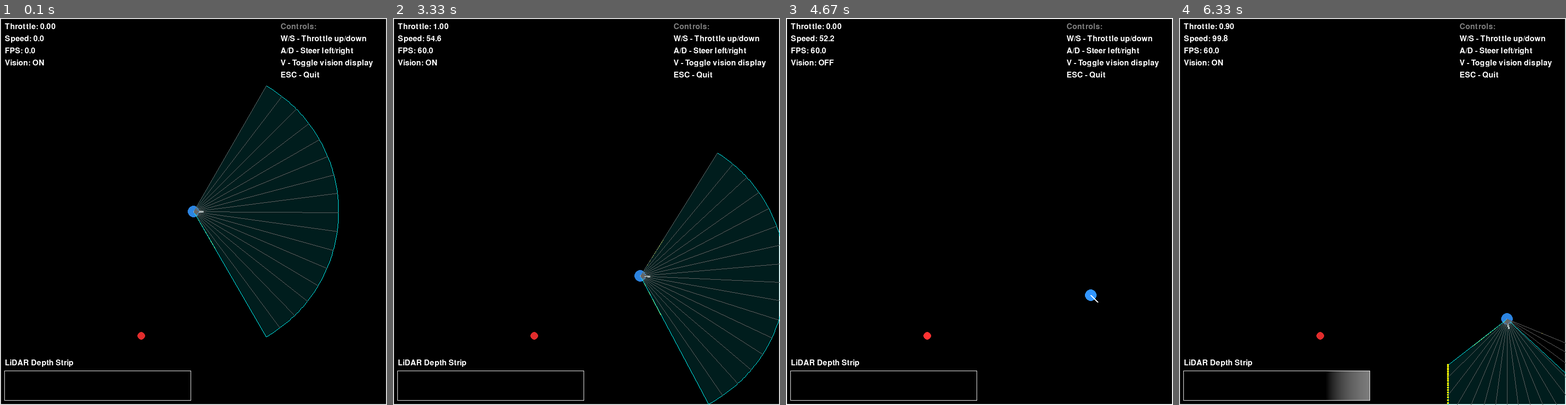
Above: before the commit, frames 1-4 (left to right).
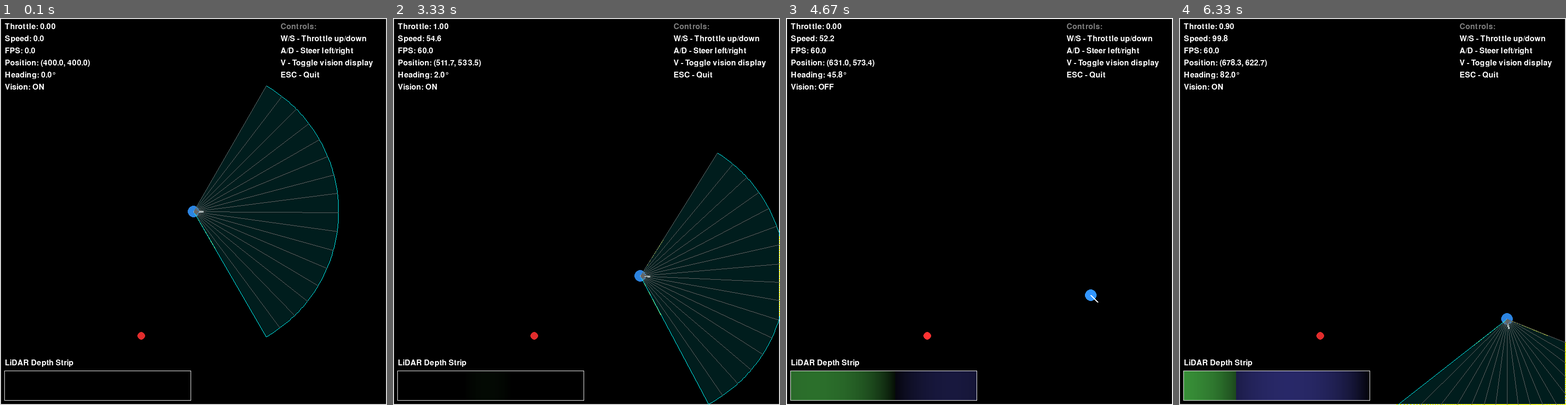
Above: after the commit, the same moments.

Repository: jdAlcorn/food_finder_sim
Game: pygame game, started from simulation.py
Two runs of this game, one before a commit and one after it. Both use one fixed random seed, a clock stepped at 60 frames per second and the inputs below.
Inputs:
- Up to frame 1 (0.1 s): no input
- Up to frame 2 (3.33 s): hold D 0.33-0.8 s; hold W 0.83-1.13 s; hold D 1.17-1.63 s; hold A 1.67-2.2 s; tap V at 1.82, 3.15 s; hold S 2.23-2.53 s; hold A 2.57-2.97 s; hold W from 3 s (still down)
- Up to frame 3 (4.67 s): release W at 3.37 s; hold D 3.4-4.03 s; hold S 4.07-4.43 s; hold A from 4.47 s (still down); tap V at 4.62 s
- Up to frame 4 (6.33 s): release A at 4.93 s; hold D 4.97-5.43 s; hold W 5.47-5.77 s; hold D 5.8-6.27 s; tap V at 5.95 s; hold A from 6.3 s (still down)

The runs differ from the first frame. In frame 1, 0.4% of the frame differs, in the area x 1-24%, y 10-19%; in frame 2, 0.4%; in frame 3, 3.8%; in frame 4, 5.4%, in the area x 1-100%, y 10-100%.

Commit message:
Fix vision bugs

Diff:
--- a/simulation.py
+++ b/simulation.py
@@ -183,8 +183,10 @@
     seg_y = p2_y - p1_y
 
     # Vector from segment start to ray origin
-    h_x = origin_x - p1_x
-    h_y = origin_y - p1_y
+    #h_x = origin_x - p1_x
+    #h_y = origin_y - p1_y
+    h_x = p1_x - origin_x
+    h_y = p1_y - origin_y
 
     # Cross products for 2D
     a = dir_x * seg_y - dir_y * seg_x
@@ -194,9 +196,11 @@
 
     f = 1.0 / a
     s = f * (h_x * seg_y - h_y * seg_x)
-    t = f * (dir_x * h_y - dir_y * h_x)
-
-    if s > 0 and 0 <= t <= 1:  # Ray hits segment
+    #t = f * (dir_x * h_y - dir_y * h_x)
+    t = f * (h_x * dir_y - h_y * dir_x)
+
+    # More robust checks: s must be positive (forward ray) and t must be in [0,1] (on segment)
+    if s > 1e-6 and 0 <= t <= 1:  # Small epsilon to avoid numerical issues
         return s
 
     return None
@@ -211,24 +215,24 @@
     hit_type = None
     hit_color = None
 
-    # Check wall intersections (4 segments)
+    # Check wall intersections (4 segments) with different colors for debugging
     walls = [
-        (0, 0, WINDOW_WIDTH, 0),  # Top wall
-        (WINDOW_WIDTH, 0, WINDOW_WIDTH, WINDOW_HEIGHT),  # Right wall
-        (WINDOW_WIDTH, WINDOW_HEIGHT, 0, WINDOW_HEIGHT),  # Bottom wall
-        (0, WINDOW_HEIGHT, 0, 0)  # Left wall
+        (0, 0, WINDOW_WIDTH, 0, (255, 100, 100)),  # Top wall - Red
+        (WINDOW_WIDTH, 0, WINDOW_WIDTH, WINDOW_HEIGHT, (100, 255, 100)),  # Right wall - Green
+        (WINDOW_WIDTH, WINDOW_HEIGHT, 0, WINDOW_HEIGHT, (100, 100, 255)),  # Bottom wall - Blue
+        (0, WINDOW_HEIGHT, 0, 0, (255, 255, 100))  # Left wall - Yellow
     ]
 
-    for p1_x, p1_y, p2_x, p2_y in walls:
+    for wall_idx, (p1_x, p1_y, p2_x, p2_y, wall_color) in enumerate(walls):
         distance = intersect_ray_segment(origin_x, origin_y, dir_x, dir_y, p1_x, p1_y, p2_x, p2_y)
-        if distance is not None and distance < nearest_distance:
+        if distance is not None and distance < nearest_distance and distance > 1e-6:
             nearest_distance = distance
-            hit_type = 'wall'
-            hit_color = WHITE
+            hit_type = f'wall_{wall_idx}'
+            hit_color = wall_color
 
     # Check food intersection
     food_distance = intersect_ray_circle(origin_x, origin_y, dir_x, dir_y, food.x, food.y, FOOD_RADIUS)
-    if food_distance is not None and food_distance < nearest_distance:
+    if food_distance is not None and food_distance < nearest_distance and food_distance > 1e-6:
         nearest_distance = food_distance
         hit_type = 'food'
         hit_color = RED
@@ -365,15 +369,33 @@
             # Draw polygon outline
             pygame.draw.polygon(screen, CYAN, polygon_points, 1)
 
-    # Draw hit points
+    # Draw hit points with debugging info
     for i, ((hit_x, hit_y), distance) in enumerate(zip(hit_points, distances)):
         if distance < MAX_RANGE:
-            # Hit something - draw bright dot
-            pygame.draw.circle(screen, YELLOW, (int(hit_x), int(hit_y)), 2)
-
-        # Draw every 8th ray for clarity
+            # Check if hit point is outside the visible window bounds
+            outside_bounds = (hit_x < -5 or hit_x > WINDOW_WIDTH + 5 or hit_y < -5 or hit_y > WINDOW_HEIGHT + 5)
+
+            if outside_bounds:
+                # Draw red circle for hits outside bounds - this might be the bug!
+                pygame.draw.circle(screen, (255, 0, 0), (int(max(0, min(WINDOW_WIDTH, hit_x))), int(max(0, min(WINDOW_HEIGHT, hit_y)))), 4)
+                # Print debug info for the first few out-of-bounds hits
+                if i < 5:
+                    print(f"Ray {i}: Hit at ({hit_x:.1f}, {hit_y:.1f}), distance {distance:.1f} - OUTSIDE BOUNDS")
+            else:
+                pygame.draw.circle(screen, YELLOW, (int(hit_x), int(hit_y)), 2)
+
+        # Draw every 8th ray for clarity, with different colors for debugging
         if i % 8 == 0:
-            pygame.draw.line(screen, (100, 100, 100), (agent.x, agent.y), (hit_x, hit_y), 1)
+            color = (100, 100, 100)
+            if distance < MAX_RANGE:
+                outside_bounds = (hit_x < -5 or hit_x > WINDOW_WIDTH + 5 or hit_y < -5 or hit_y > WINDOW_HEIGHT + 5)
+                if outside_bounds:
+                    color = (255, 100, 100)  # Red for out-of-bounds hits
+
+            # Clamp ray endpoint for drawing
+            draw_hit_x = max(0, min(WINDOW_WIDTH, hit_x))
+            draw_hit_y = max(0, min(WINDOW_HEIGHT, hit_y))
+            pygame.draw.line(screen, color, (agent.x, agent.y), (draw_hit_x, draw_hit_y), 1)
 
 
 def draw_ui(screen, font, agent, fps, show_vision):
@@ -389,9 +411,17 @@
     fps_text = font.render(f"FPS: {fps:.1f}", True, WHITE)
     screen.blit(fps_text, (10, 60))
 
+    # Agent position and heading
+    pos_text = font.render(f"Position: ({agent.x:.1f}, {agent.y:.1f})", True, WHITE)
+    screen.blit(pos_text, (10, 85))
+
+    heading_degrees = math.degrees(agent.theta)
+    heading_text = font.render(f"Heading: {heading_degrees:.1f}°", True, WHITE)
+    screen.blit(heading_text, (10, 110))
+
     # Vision toggle status
     vision_text = font.render(f"Vision: {'ON' if show_vision else 'OFF'}", True, WHITE)
-    screen.blit(vision_text, (10, 85))
+    screen.blit(vision_text, (10, 135))
 
     # Controls
     controls = [
